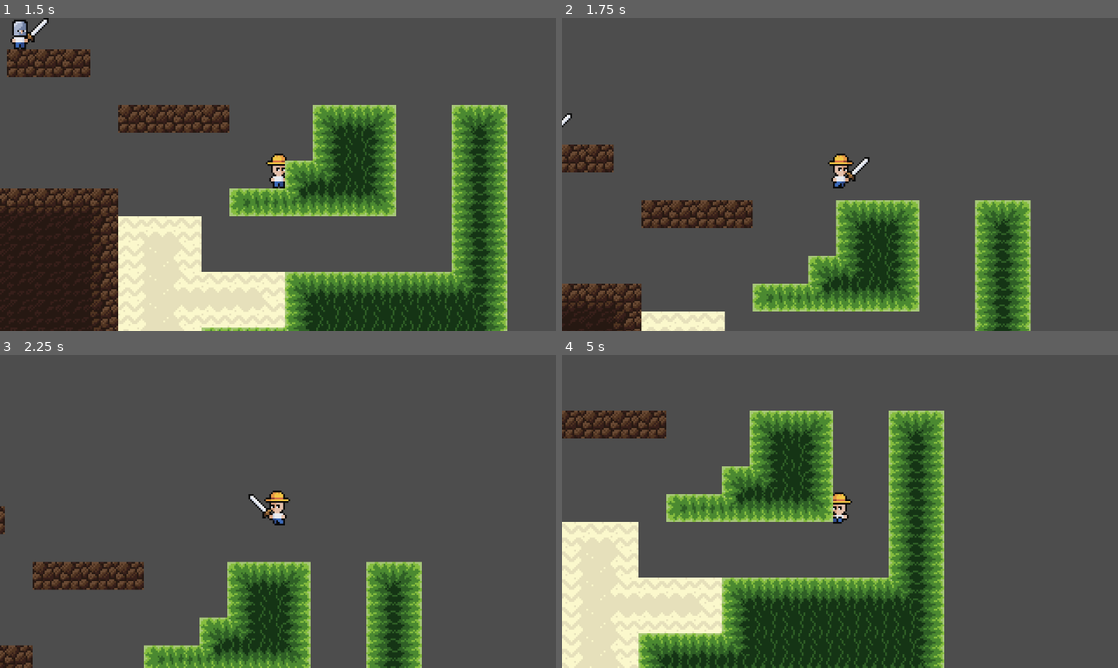
Above: before the commit, frames 1-4 (two rows, left to right).
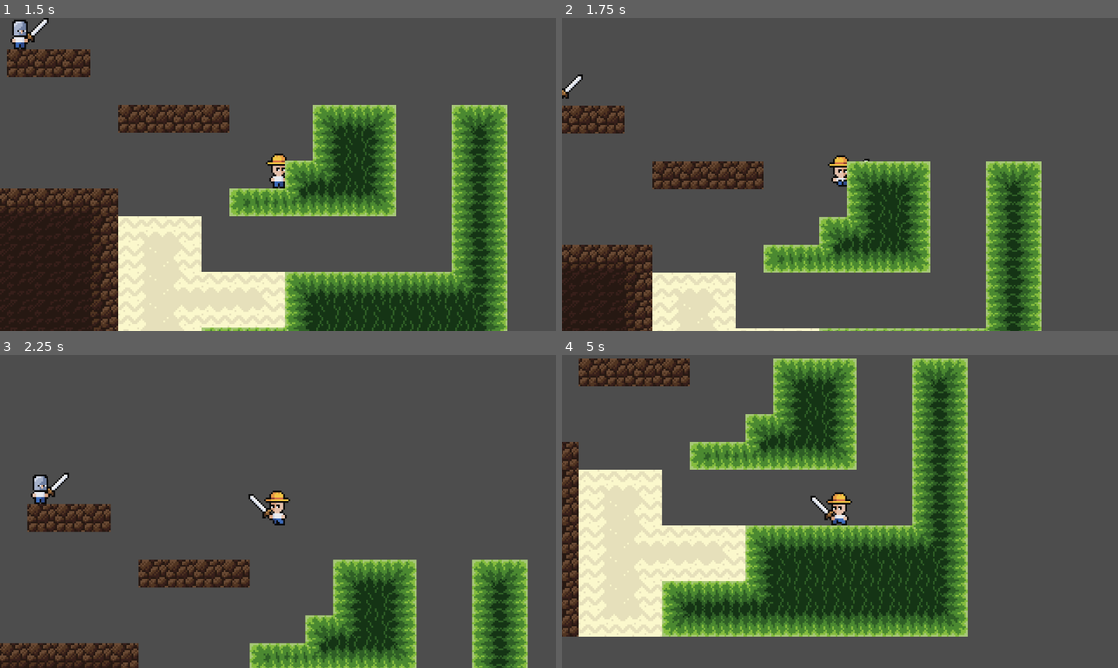
Above: after the commit, the same moments.

Repository: michasng/kaes
Game: Godot game, scene res://scenes/game.tscn
The game is run twice, just before and just after one commit, with the same random seed, the same clock (stepped at 60 frames per second) and the same inputs.
Inputs (mouse positions are in pixels of both pictures, inside the frame that each line leads up to):
- Up to frame 1 (1.5 s): tap Enter at 0.5 s; move the mouse to (400, 158) at 0.52 s; hold Space (jump) 0.53-1.28 s; hold D (right) from 0.53 s (still down); move the mouse to (166, 190) at 1.27 s; click (166, 190) at 1.35 s
- Up to frame 2 (1.75 s): keep holding D (right); tap Space (jump) at 1.52, 1.55 s
- Up to frame 3 (2.25 s): tap Space (jump) at 1.82 s; move the mouse to (333, 442) at 2.02 s; release D (right) at 2.03 s; hold A (left) from 2.03 s (still down); hold Space (jump) from 2.03 s (still down)
- Up to frame 4 (5 s): move the mouse to (812, 574) at 2.77 s; release A (left) at 2.78 s; release Space (jump) at 2.78 s; hold D (right) 2.78-4.28 s; click (812, 574) at 2.85 s; tap Space (jump) at 3.02, 3.05, 3.32, 4.52, 4.55, 4.82 s; move the mouse to (1006, 558) at 3.52 s; hold Space (jump) 3.53-4.28 s; move the mouse to (673, 464) at 4.27 s; hold A (left) from 4.28 s (still down); click (673, 464) at 4.35 s

Frame 1 is identical in both runs. In frame 2, 26% of the frame differs, in the area x 0-87%, y 18-100%; in frame 3, 22%; in frame 4, 49%, in the area x 0-73%, y 1-100%.

Commit message:
Add variable jump height

Diff:
--- a/scenes/common/character.gd
+++ b/scenes/common/character.gd
@@ -5,6 +5,7 @@
 @export var friction_deceleration_seconds: float = 0.1 # time from velocity_pixels_per_second back to 0
 @export var jump_height_pixels: float = Globals.TILE_SIZE_PIXELS * 4.2
 @export var jump_apex_time_seconds: float = 0.4
+@export var jump_cut_velocity_factor: float = 0.5
 @export var view_direction: Vector2i = Vector2i.RIGHT
 @export var knockback_velocity_pixels_per_second: float = Globals.TILE_SIZE_PIXELS * 100
 
--- a/scenes/common/character_movement/jump_movement_state.gd
+++ b/scenes/common/character_movement/jump_movement_state.gd
@@ -10,6 +10,10 @@
 	if character.is_on_floor():
 		return get_next_floor_state()
 
+	if not character.brain.wants_to_jump():
+		character.velocity.y *= character.jump_cut_velocity_factor
+		return fall_state
+
 	if character.velocity.y > 0:
 		return fall_state
 	return self
